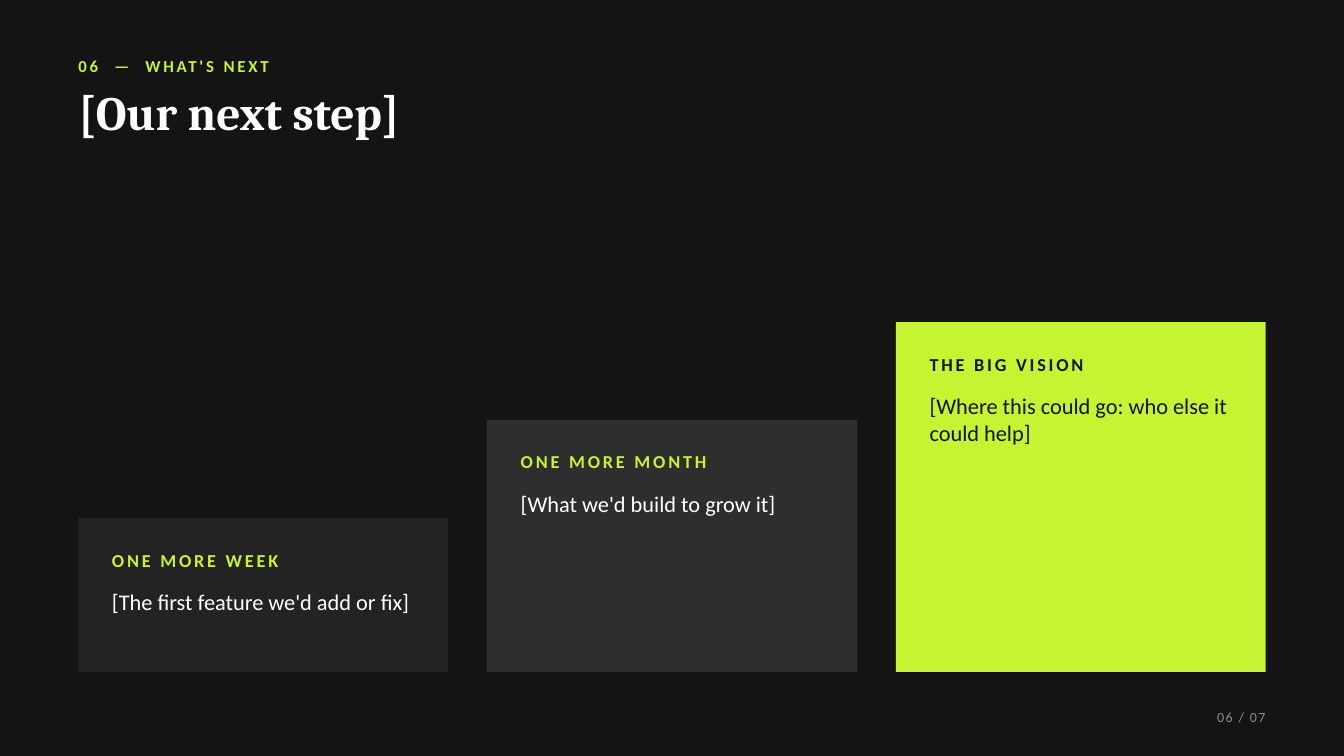
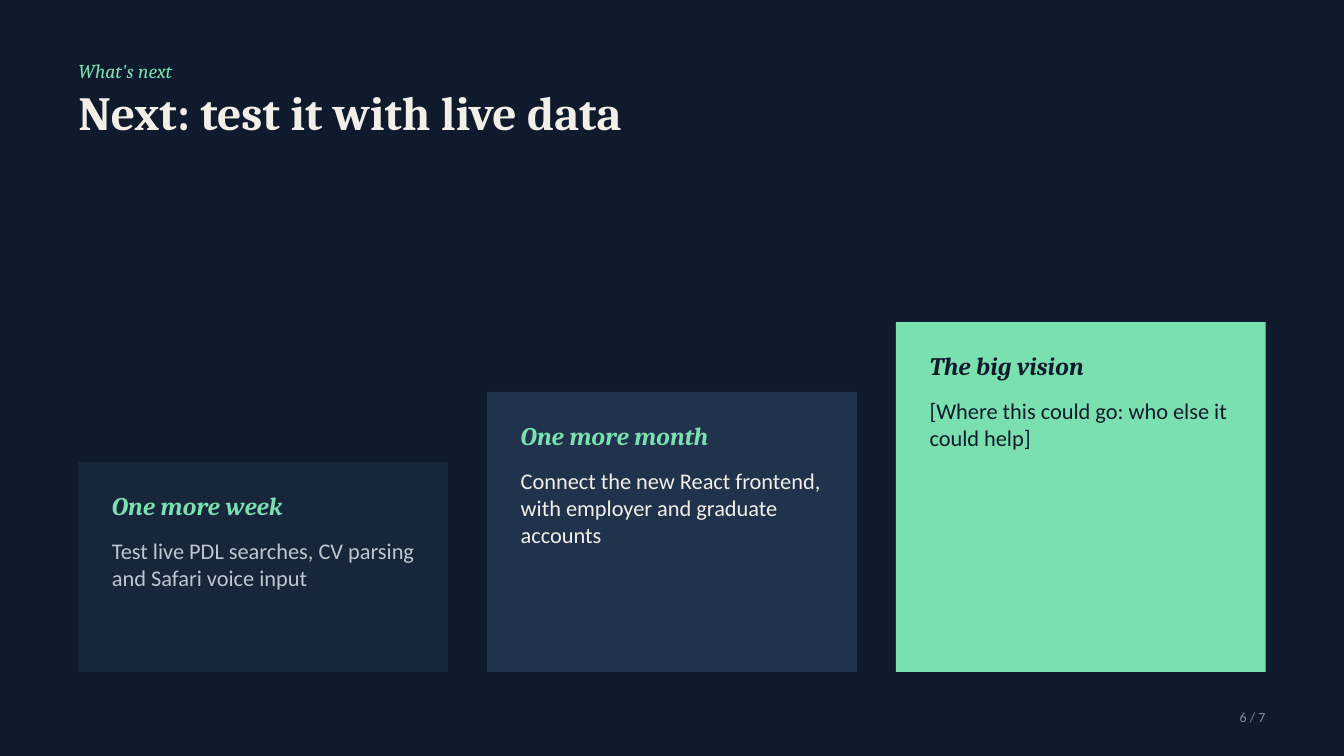
Before and after one commit to OP793/Table7, a slide deck: slide 6 of presentation/Table7-pitch-deck.pptx. Drawn at 1344x756 pixels with LibreOffice and Linux fonts; fonts in the diff are those of the drawing. Boxes give left, top, right and bottom in pixels: in the first picture for what was removed or moved away, otherwise in the second. Text is boxed around its words. In the diff, an @@ line names an element or a change of style, - is before the commit and + after.

```diff
--- a/presentation/Table7-pitch-deck.pptx
+++ b/presentation/Table7-pitch-deck.pptx
@@ background #141414 to #0F1B2D @@
@@ text at <box>78,64,172,78</box>: text changed; size 12 to 14 pt; font Calibri to Cambria; text colour #C6F432 to #7BE0B0; bold off; italic on @@
-06 — WHAT'S NEXT
+What's next
@@ title at <box>78,97,621,131</box>: text changed; text colour #FFFFFF to #F2EFE8 @@
-[Our next step]
+Next: test it with live data
@@ rectangle at <box>896,322,1266,671</box>: fill #C6F432 to #7BE0B0 @@
@@ text at <box>930,357,1084,381</box>: text changed; size 13 to 18 pt; font Calibri to Cambria; text colour #141414 to #0F1B2D; italic on @@
-THE BIG VISION
+The big vision
@@ rectangle: place and size @@
-rectangle at <box>487,420,857,673</box>
+rectangle at <box>487,392,857,673</box>
@@ rectangle at <box>487,392,857,673</box>: fill #2E2E2E to #21334C @@
@@ text "[Where this could go: who ..." at <box>930,403,1227,450</box>: text colour #141414 to #0F1B2D @@
@@ text at <box>521,427,708,445</box>: text changed; size 13 to 18 pt; font Calibri to Cambria; text colour #C6F432 to #7BE0B0; italic on @@
-ONE MORE MONTH
+One more month
@@ rectangle: place and size @@
-rectangle at <box>79,518,449,673</box>
+rectangle at <box>79,462,449,671</box>
@@ rectangle at <box>79,462,449,671</box>: fill #232323 to #17263B @@
@@ text at <box>521,473,820,543</box>: text changed; text colour #FFFFFF to #F2EFE8 @@
-[What we'd build to grow it]
+Connect the new React frontend, with employer and graduate accounts
@@ text at <box>112,497,283,515</box>: text changed; size 13 to 18 pt; font Calibri to Cambria; text colour #C6F432 to #7BE0B0; italic on @@
-ONE MORE WEEK
+One more week
@@ text at <box>112,543,414,590</box>: text changed; text colour #FFFFFF to #BFC6D1 @@
-[The first feature we'd add or fix]
+Test live PDL searches, CV parsing and Safari voice input
@@ text at <box>1240,712,1265,722</box>: text changed; text colour #8C8C8C to #7F8A9C @@
-06 / 07
+6 / 7
```
Also in this commit, not shown: 3 other slides changed, 3 slides added, 3 slides removed.
